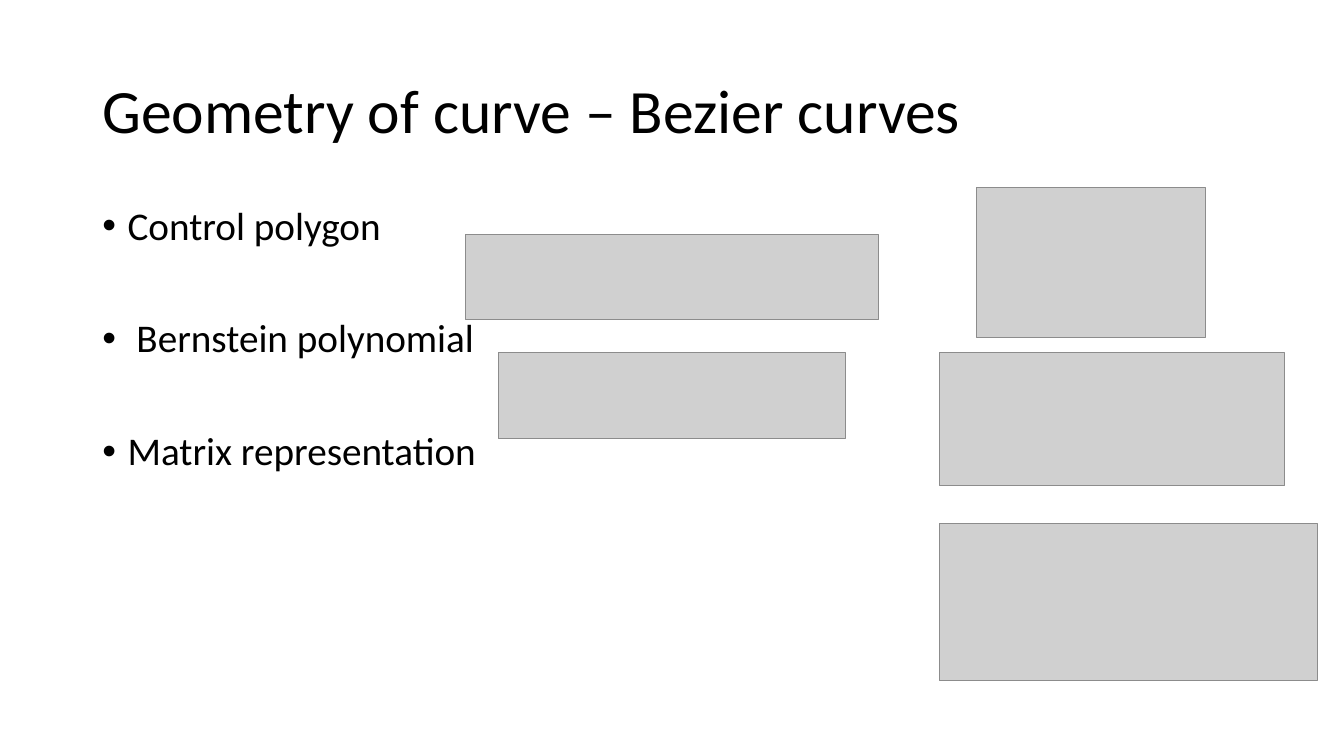
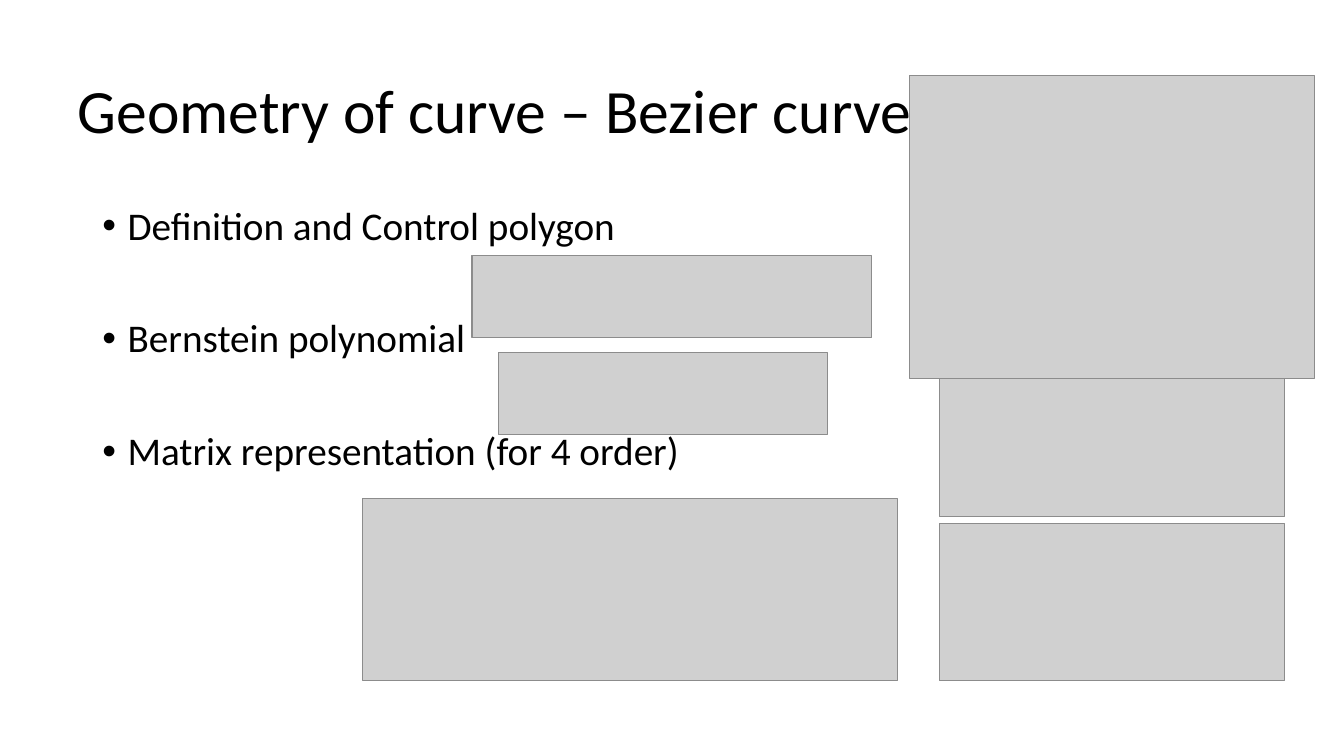
Before and after one commit to Jinny-Ching/cad_cam_course, a slide deck: slide 41 of CAD_CAM.pptx. Drawn at 1344x756 pixels with LibreOffice and Linux fonts; fonts in the diff are those of the drawing; grey boxes stand for pictures. Boxes give left, top, right and bottom in pixels: in the first picture for what was removed or moved away, otherwise in the second. Text is boxed around its words. In the diff, an @@ line names an element or a change of style, - is before the commit and + after.

```diff
--- a/CAD_CAM.pptx
+++ b/CAD_CAM.pptx
@@ title "Geometry of curve – Bezier ..." rewrapped from <box>102,90,960,143</box> to <box>78,82,935,148</box> @@
@@ picture added at <box>909,76,1315,378</box> @@
@@ text at <box>128,212,615,247</box>: text changed @@
-• Control polygon
+• Definition and Control polygon
@@ picture: place and size @@
-picture at <box>466,235,879,320</box>
+picture at <box>472,255,872,338</box>
@@ picture: place and size @@
-picture at <box>498,353,845,439</box>
+picture at <box>498,353,827,435</box>
@@ picture removed at <box>940,353,1286,486</box> @@
@@ picture: place and size @@
-picture at <box>977,188,1206,338</box>
+picture at <box>940,365,1286,516</box>
@@ text at <box>128,432,678,472</box>: text changed @@
-• Matrix representation
+• Matrix representation (for 4 order)
@@ picture added at <box>363,499,897,682</box> @@
@@ picture: place and size @@
-picture at <box>940,523,1318,681</box>
+picture at <box>940,523,1286,681</box>
```
Also in this commit, not shown: 1 other slide changed, 1 slide added.
